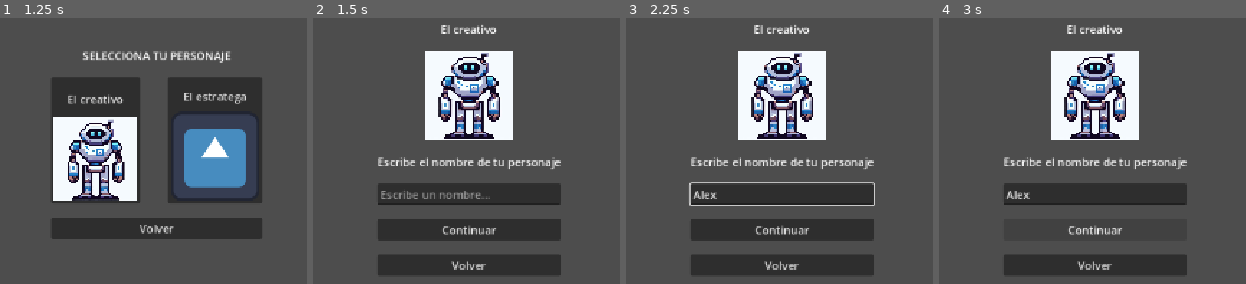
Above: before the commit, frames 1-4 (left to right).
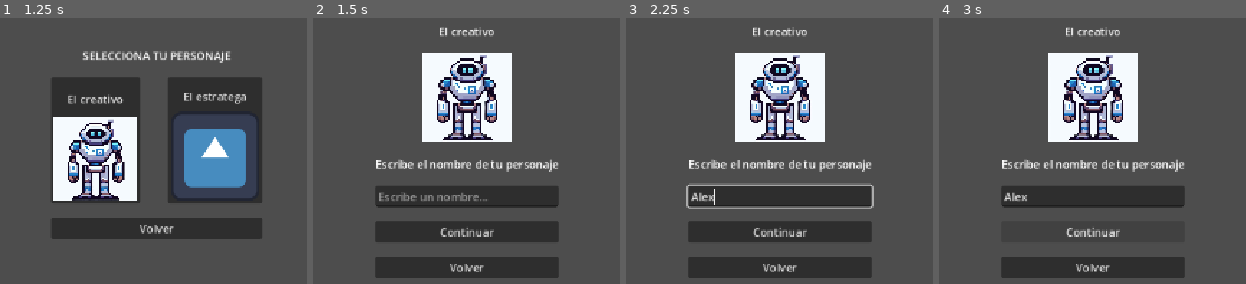
Above: after the commit, the same moments.

Repository: Laura26cal/UNlema
Game: Godot game, scene res://Scenes/main_menu.tscn
Two runs of this game, one before a commit and one after it. Both use one fixed random seed, a clock stepped at 60 frames per second and the inputs below. The engine's default icon, where the game draws it, is replaced by a stand-in: a white triangle on a blue panel in a dark square.
Inputs (mouse positions are in pixels of both pictures, inside the frame that each line leads up to):
- Up to frame 1 (1.25 s): click "Juega ya" at 0.5 s
- Up to frame 2 (1.5 s): click "El creativo" at 1.25 s
- Up to frame 3 (2.25 s): click (782, 193) at 2.02 s; type "Alex" at 2.1 s
- Up to frame 4 (3 s): click "Continuar" at 2.75 s

Frame 1 is identical in both runs. In frame 2, 11% of the frame differs, in the area x 20-81%, y 2-98%; in frame 3, 11%; in frame 4, 9.7%.

Commit message:
centered scenes

Diff:
--- a/Scenes/character_setup.tscn
+++ b/Scenes/character_setup.tscn
@@ -16,10 +16,6 @@
 anchors_preset = 15
 anchor_right = 1.0
 anchor_bottom = 1.0
-offset_left = 3.0
-offset_top = -3.0
-offset_right = 3.0
-offset_bottom = -3.0
 grow_horizontal = 2
 grow_vertical = 2
 
